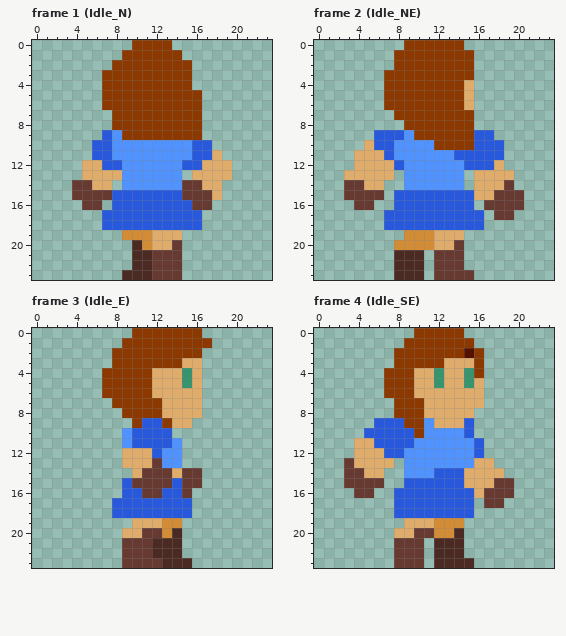
Two states of a pixel-art file, The Curious Life of Eden/Assets/Sprites/EdenSprites.aseprite. Above: the version before the commit.
24x24 pixels, 112 frames. Shown: frame 1 (Idle_N), frame 2 (Idle_NE), frame 3 (Idle_E), frame 4 (Idle_SE). The commit also changed other frames, which this record leaves out.
New version:
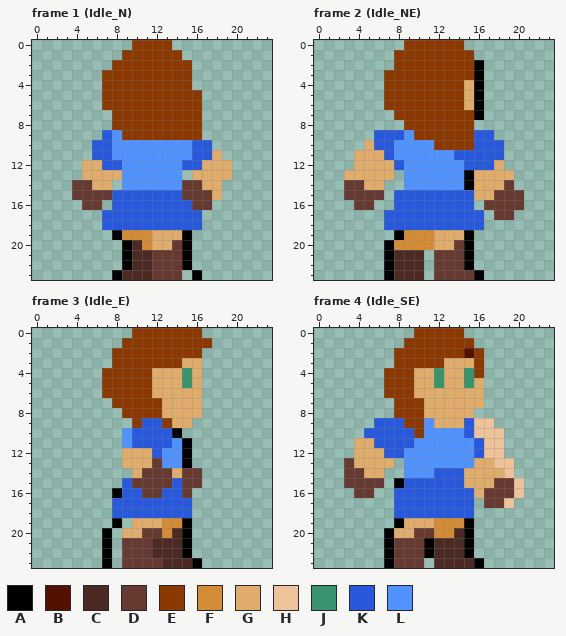
Palette (. is transparent): A #000000  B #551100  C #4c2a24  D #663931  E #8b3900  F #d38c36  G #dfac6b  H #eec39a  J #37946e  K #2859dc  L #5093ff
From old to new:
layer "Sketch/Sketch" now shown
--- frame 1 (Idle_N), layer "Sketch/Sketch"
@@ x 6..18 @@
 18 .KKKKKKKKKK..
-19 ...FFFGGG....
-20 ....CFGGD....
-21 ....CCDDD....
-22 ....CCDDD....
-23 ...CCCDDD....
+19 ..AFFFGGGA...
+20 ...ACFGGDA...
+21 ...ACCDDDA...
+22 ...ACCDDDA...
+23 ..ACCCDDD.A..
--- frame 2 (Idle_NE), layer "Sketch/Sketch"
@@ x 14..18 @@
  1 EE...
- 2 EE...
- 3 EE...
- 4 EG...
- 5 EG...
- 6 EG...
- 7 EE...
+ 2 EEA..
+ 3 EEA..
+ 4 EGA..
+ 5 EGA..
+ 6 EGA..
+ 7 EEA..
  8 EE...
@@ x 13..17 @@
 12 LLKKK
-13 LL.GG
-14 LL.GG
+13 LLAGG
+14 LLAGG
 15 KKKGG
@@ x 5..18 @@
 18 ..KKKKKKKKKK..
-19 ....FFFGGG....
-20 ...FFFFGGD....
-21 ...CCC.DDD....
-22 ...CCC.DDD....
-23 ...CCC.DDDD...
+19 ...AFFFGGGA...
+20 ..AFFFFGGDA...
+21 ..ACCC.DDDA...
+22 ..ACCC.DDDA...
+23 ..ACCC.DDDDA..
--- frame 3 (Idle_E), layer "Sketch/Sketch"
@@ x 5..18 @@
  9 .....EKKEGG...
-10 ....LKKKK.....
-11 ....LKKKKL....
-12 ....GGGKLL....
-13 ....GGGDLL....
+10 ....LKKKKA....
+11 ....LKKKKLA...
+12 ....GGGKLLA...
+13 ....GGGDLLA...
 14 .....GDDDGDD..
 15 ....KDDDDKDD..
-16 ....KKDDKKD...
+16 ...AKKDDKKD...
 17 ...KKKKKKKK...
 18 ...KKKKKKKK...
-19 .....GGGFF....
-20 ....GGDDFC....
-21 ....DDDCCC....
-22 ....DDDCCC....
-23 ....DDDDCCC...
+19 ...A.GGGFFA...
+20 ..A.GGDDFCA...
+21 ..A.DDDCCCA...
+22 ..A.DDDCCCA...
+23 ..A.DDDDCCCA..
--- frame 4 (Idle_SE), layer "Sketch/Sketch"
@@ x 0..23 @@
  8 ........EEEGGGGG........
- 9 ......KKKEELGGGK........
-10 .....KKKKKELLLLK........
-11 ....GGKKKKLLLLLLK.......
-12 ....GGGKKLLLLLLLK.......
-13 ...DGGGG.LLLLLLLGG......
-14 ...DDGG..LLLKKKGGGG.....
-15 ...DDDD..KKKKKKGGGDD....
-16 ....DD..KKKKKKKKGDDD....
-17 ........KKKKKKKK.DD.....
+ 9 ......KKKEELGGGKHH......
+10 .....KKKKKELLLLKHHH.....
+11 ....GGKKKKLLLLLLKHH.....
+12 ....GGGKKLLLLLLLKHH.....
+13 ...DGGGG.LLLLLLLGGHH....
+14 ...DDGG..LLLKKKGGGGH....
+15 ...DDDD.AKKKKKKGGGDDH...
+16 ....DD..KKKKKKKKGDDDH...
+17 ........KKKKKKKK.DDH....
 18 ........KKKKKKKK........
-19 .........GGGFFF.........
-20 ........GGDDFFC.........
-21 ........DDD.CCC.........
-22 ........DDD.CCC.........
-23 ........DDD.CCCC........
+19 ........AGGGFFFA........
+20 .......AGGDDFFCA........
+21 .......ADDDACCCA........
+22 .......ADDDACCCA........
+23 .......ADDD.CCCCA.......
